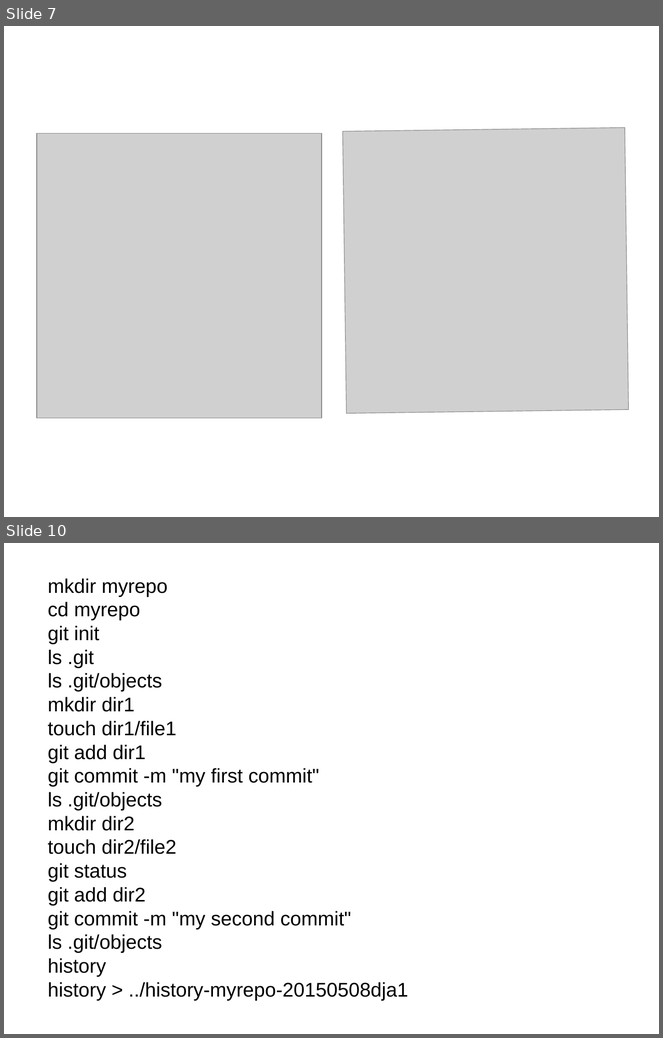
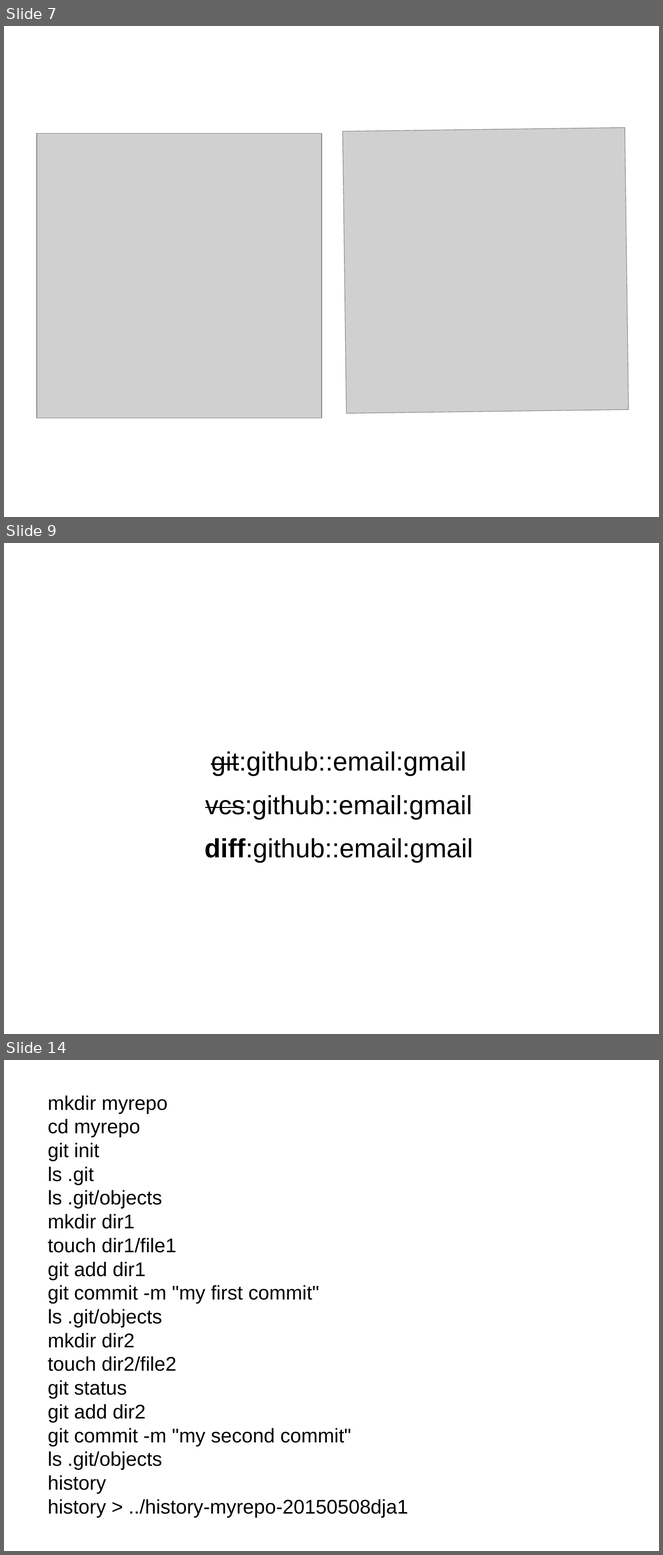
Before and after one commit to decause/hfoss, a slide deck: static/decks/g-b4-gh-txt.odp. Shown one above the other, each under a label of ours: slides 7 and 10 before the commit, slides 7, 9 and 14 after it; the slides between them are not shown. The pictures are 663x1038 and 663x1555 pixels, drawn with LibreOffice and Linux fonts; fonts in the diff are those of the drawing; grey boxes stand for pictures. Boxes give left, top, right and bottom in pixels: in the first picture for what was removed or moved away, otherwise in the second. Text is boxed around its words. In the diff, an @@ line names an element or a change of style, - is before the commit and + after.

```diff
--- a/static/decks/g-b4-gh-txt.odp
+++ b/static/decks/g-b4-gh-txt.odp
@@ slide 9 added at (x1=4, y1=543, x2=659, y2=1034), background #FFFFFF @@
@@ text added at (x1=205, y1=752, x2=473, y2=863), 32 pt, text #000000 @@
+git:github::email:gmail
+vcs:github::email:gmail
+diff:github::email:gmail
@@ what was slide 10 is now slide 14 @@
```
Also in this commit, not shown: 3 slides changed, 3 other slides added.
